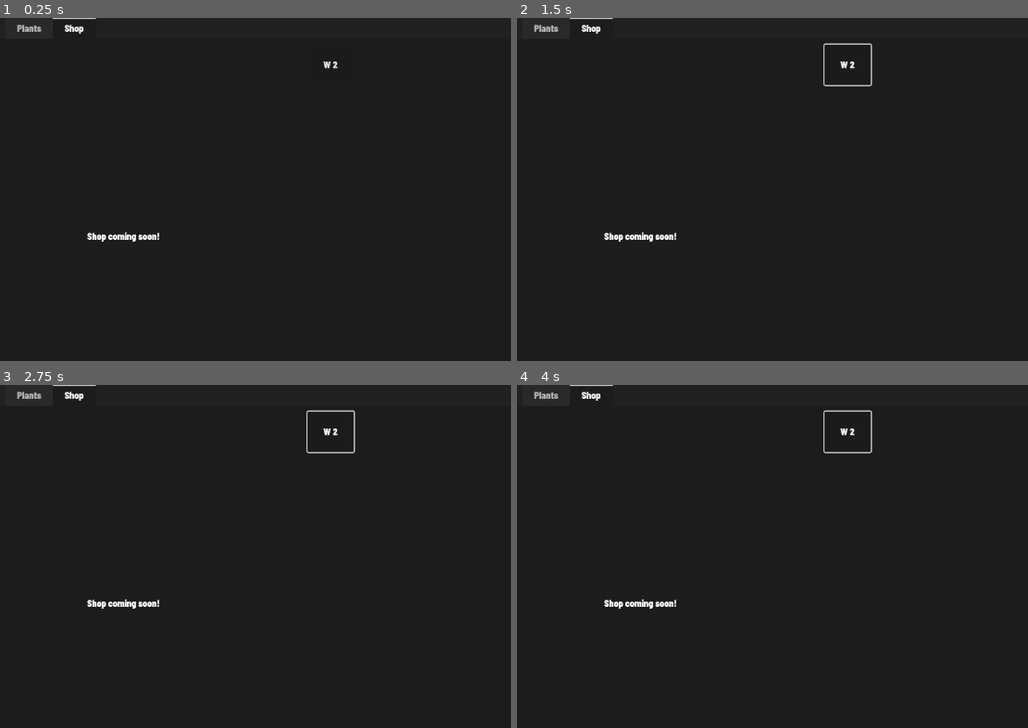
Above: before the commit, frames 1-4 (two rows, left to right).
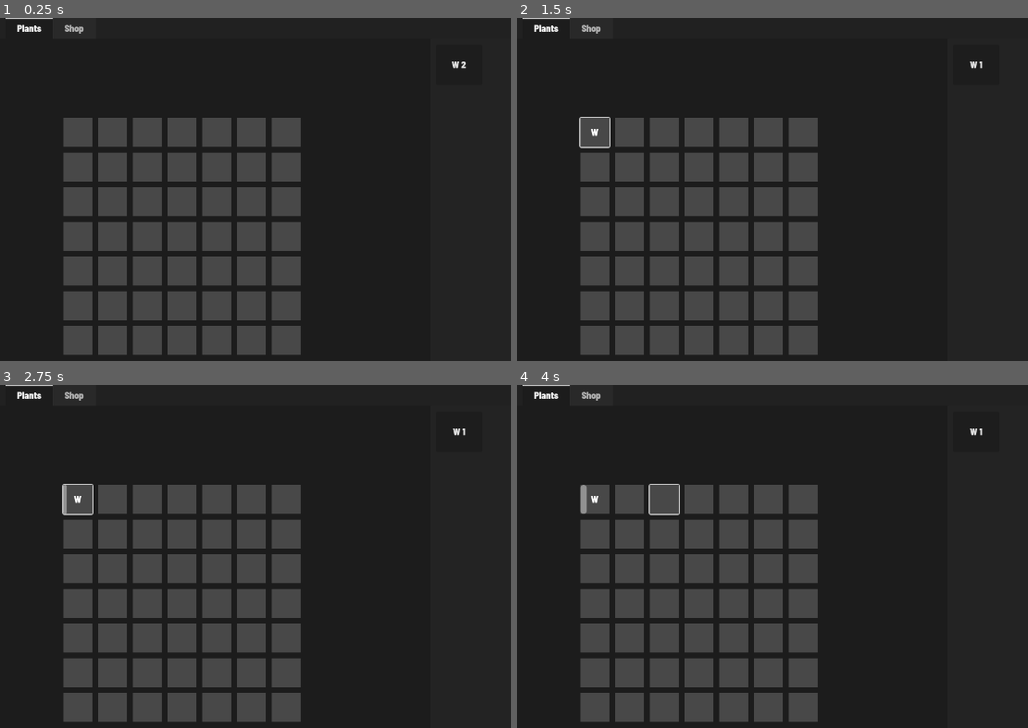
Above: after the commit, the same moments.

Repository: tylercchase/agricraft_godot
Game: Godot game, scene res://src/main.tscn
The game is run twice, just before and just after one commit, with the same random seed, the same clock (stepped at 60 frames per second) and the same inputs. The engine's default icon, where the game draws it, is replaced by a stand-in: a white triangle on a blue panel in a dark square.
Inputs (mouse positions are in pixels of both pictures, inside the frame that each line leads up to):
- Up to frame 1 (0.25 s): no input
- Up to frame 2 (1.5 s): click "W 2" at 0.5 s; click (593, 131) at 1.27 s
- Up to frame 3 (2.75 s): click (76, 498) at 2 s, where only the run after the commit has a clickable "W"
- Up to frame 4 (4 s): click (629, 498) at 2.77 s; click (665, 498) at 3.52 s

The runs differ from the first frame. In frame 1, 23% of the frame differs, in the area x 1-92%, y 0-99%; in frame 2, 24%; in frame 3, 24%; in frame 4, 24%.

Commit message:
feat: add clicking to speed up plant growth

Diff:
--- a/src/main.tscn
+++ b/src/main.tscn
@@ -34,10 +34,9 @@
 grow_vertical = 2
 size_flags_horizontal = 3
 size_flags_stretch_ratio = 2.0
-current_tab = 1
+current_tab = 0
 
 [node name="Plants" type="HBoxContainer" parent="TabContainer"]
-visible = false
 layout_mode = 2
 metadata/_tab_index = 0
 
@@ -235,6 +234,7 @@
 inventory_manager = NodePath("../../../../../../../../../InventoryManager")
 
 [node name="Shop" type="MarginContainer" parent="TabContainer"]
+visible = false
 layout_mode = 2
 theme_override_constants/margin_left = 10
 theme_override_constants/margin_top = 10
--- a/src/managers/interaction_manager.gd
+++ b/src/managers/interaction_manager.gd
@@ -58,6 +58,9 @@
                 plant_manager.harvest_crop(id)
         elif box.harvestable:
             plant_manager.harvest_crop(id)
+        elif box.plant_resource:
+            plant_manager.speed_up(id)
+            pass
     elif !box.is_occupied():
             plant_manager.setup_trellis(id)
     else:
--- a/src/managers/inventory_manager.gd
+++ b/src/managers/inventory_manager.gd
@@ -26,7 +26,7 @@
 func _on_selected_item(item):
     selected_item = item
 
-func add_item(item):
+func add_item(item, count=1):
     var item_slot = ItemSlot.new()
     item_slot.item = item
     if item is Plant: # it's a seed
@@ -40,8 +40,9 @@
     print(item_slot.id)
     var check_index = items.find_custom(find_id.bind(item_slot.id))
     if check_index >= 0:
-        items[check_index].amount += 1
+        items[check_index].amount += count
     else:
+        item_slot.amount = count
         items.push_back(item_slot)
     inventory_changed.emit(items)
 
--- a/src/managers/plant_manager.gd
+++ b/src/managers/plant_manager.gd
@@ -13,7 +13,7 @@
 func harvest_crop(box_id):
     var box: PlantBox = plant_grid_container.get_box(box_id)
     if box.harvestable:
-        inventory_manager.add_item(box.plant_resource.output)
+        inventory_manager.add_item(box.plant_resource.output, box.plant_resource.dominant_gene.bounty)
         remove_crop(box_id)
 
 func remove_crop(box_id):
@@ -32,7 +32,10 @@
     else:
         box.clear_spot()
 
-
+func speed_up(box_id):
+    var box: PlantBox = plant_grid_container.get_box(box_id)
+    box.speed_up()
+    pass
 
 func setup_trellis(box_id):
     var box: PlantBox = plant_grid_container.get_box(box_id)
--- a/src/plant_box/plant_box.gd
+++ b/src/plant_box/plant_box.gd
@@ -29,7 +29,13 @@
 func update_progress():
     if harvestable:
         return
-    current_progress += plant_resource.dominant_gene.speed * 25
+    current_progress += plant_resource.dominant_gene.speed * 5
+    set_progress(current_progress)
+    if current_progress >= 100:
+        set_ready_for_harvest()
+
+func speed_up():
+    current_progress += plant_resource.dominant_gene.speed * 5
     set_progress(current_progress)
     if current_progress >= 100:
         set_ready_for_harvest()
Not shown, removed: .github/itch-io.yml
